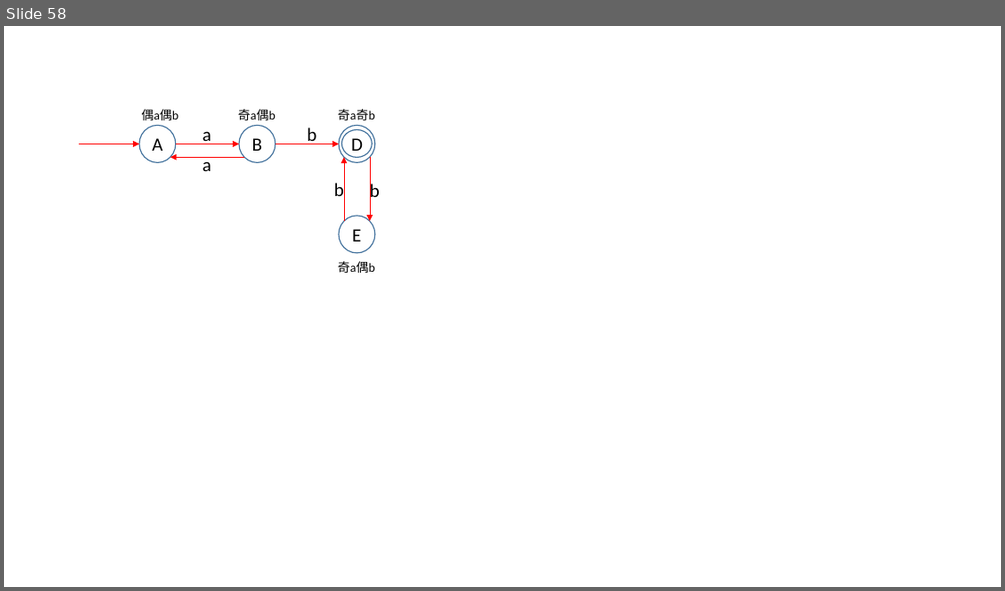
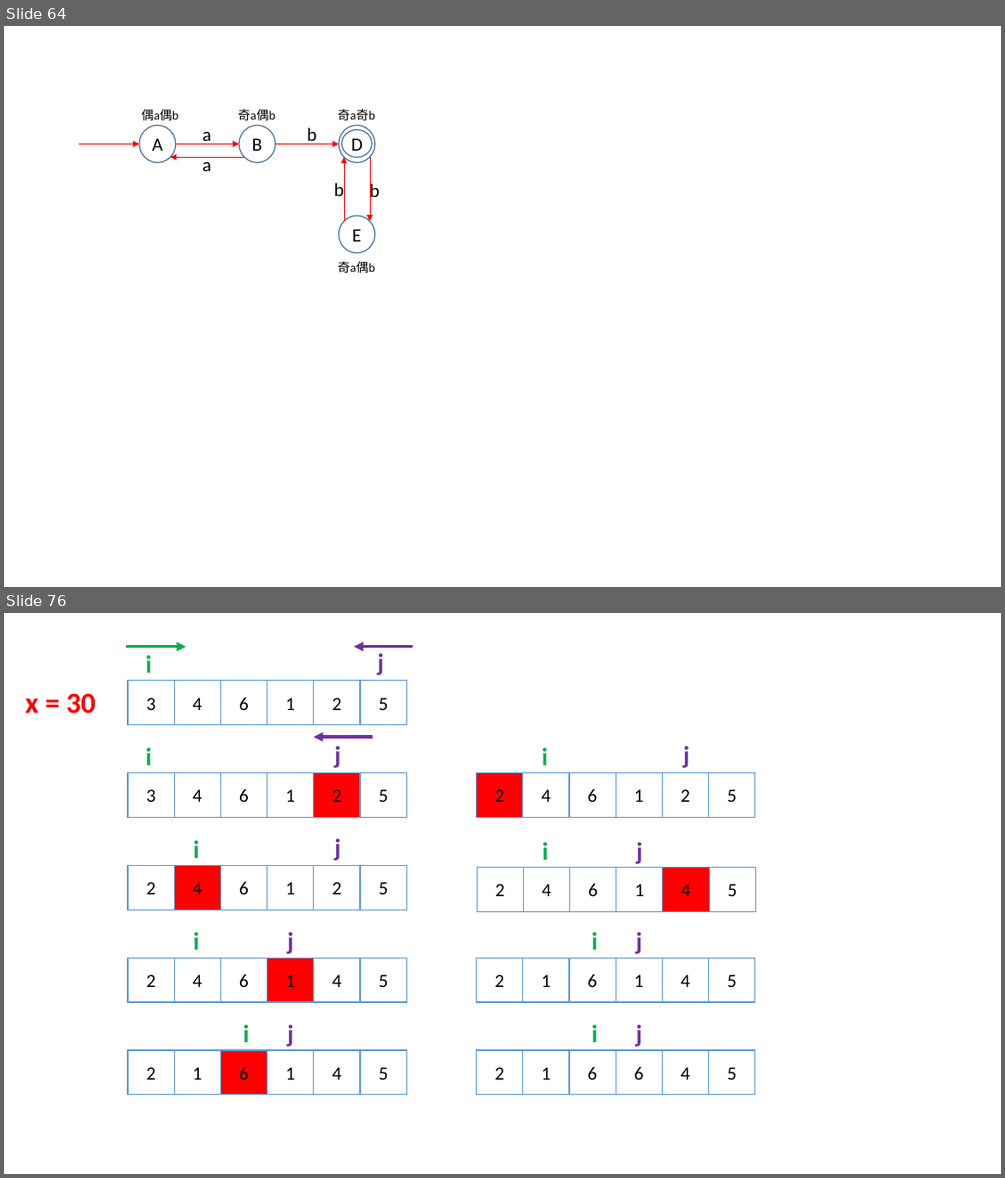
Before and after one commit to Waynefn/cpp_ds_algo, a slide deck: ppt.pptx. Shown one above the other, each under a label of ours: slide 58 before the commit, slides 64 and 76 after it; the slides between them are not shown. The pictures are 1005x591 and 1005x1178 pixels, drawn with LibreOffice and Linux fonts; fonts in the diff are those of the drawing. Boxes give left, top, right and bottom in pixels: in the first picture for what was removed or moved away, otherwise in the second. Text is boxed around its words. In the diff, an @@ line names an element or a change of style, - is before the commit and + after.

```diff
--- a/ppt.pptx
+++ b/ppt.pptx
@@ slide 76 added at box(4, 613, 1001, 1174), background #FFFFFF @@
@@ arrow added from (126, 647) to (186, 647), #00B050 3 pt @@
@@ text added at box(146, 655, 152, 673), 24 pt, text #00B050, bold @@
+i
@@ arrow added from (413, 647) to (354, 647), #7030A0 3 pt @@
@@ text added at box(378, 653, 384, 675), 24 pt, text #7030A0, bold @@
+j
@@ group added at box(128, 681, 406, 724): 6 rectangles @@
+3
+4
+5
+1
+2
+6
@@ text added at box(25, 693, 96, 714), 28 pt, text #FF0000, bold @@
+x = 30
@@ arrow added from (372, 737) to (314, 737), #7030A0 3 pt @@
@@ text added at box(334, 746, 340, 768), 24 pt, text #7030A0, bold @@
+j
@@ text added at box(683, 746, 689, 768), 24 pt, text #7030A0, bold @@
+j
@@ text added at box(146, 747, 152, 765), 24 pt, text #00B050, bold @@
+i
@@ text added at box(542, 747, 548, 765), 24 pt, text #00B050, bold @@
+i
@@ group added at box(128, 773, 406, 817): 6 rectangles @@
+3
+4
+5
+1
+2
+6
@@ group added at box(477, 773, 755, 817): 6 rectangles @@
+2
+4
+5
+1
+2
+6
@@ text added at box(194, 840, 200, 858), 24 pt, text #00B050, bold @@
+i
@@ text added at box(334, 838, 340, 860), 24 pt, text #7030A0, bold @@
+j
@@ text added at box(542, 842, 549, 860), 24 pt, text #00B050, bold @@
+i
@@ text added at box(636, 842, 642, 864), 24 pt, text #7030A0, bold @@
+j
@@ group added at box(128, 865, 406, 909): 6 rectangles @@
+2
+4
+5
+1
+2
+6
@@ group added at box(477, 868, 755, 911): 6 rectangles @@
+2
+4
+5
+1
+4
+6
@@ text added at box(194, 932, 200, 949), 24 pt, text #00B050, bold @@
+i
@@ text added at box(287, 932, 293, 954), 24 pt, text #7030A0, bold @@
+j
@@ text added at box(591, 932, 598, 949), 24 pt, text #00B050, bold @@
+i
@@ text added at box(636, 932, 642, 954), 24 pt, text #7030A0, bold @@
+j
@@ group added at box(128, 957, 406, 1002): 6 rectangles @@
+2
+4
+5
+1
+4
+6
@@ group added at box(477, 957, 755, 1002): 6 rectangles @@
+2
+1
+5
+1
+4
+6
@@ text added at box(243, 1024, 250, 1042), 24 pt, text #00B050, bold @@
+i
@@ text added at box(287, 1024, 293, 1046), 24 pt, text #7030A0, bold @@
+j
@@ text added at box(591, 1024, 598, 1042), 24 pt, text #00B050, bold @@
+i
@@ text added at box(636, 1024, 642, 1046), 24 pt, text #7030A0, bold @@
+j
@@ group added at box(128, 1051, 406, 1094): 6 rectangles @@
+2
+1
+5
+1
+4
+6
@@ group added at box(477, 1051, 755, 1094): 6 rectangles @@
+2
+1
+5
+6
+4
+6
@@ what was slide 58 is now slide 64 @@
```
Also in this commit, not shown: 5 slides changed, 27 other slides added, 11 other files.
